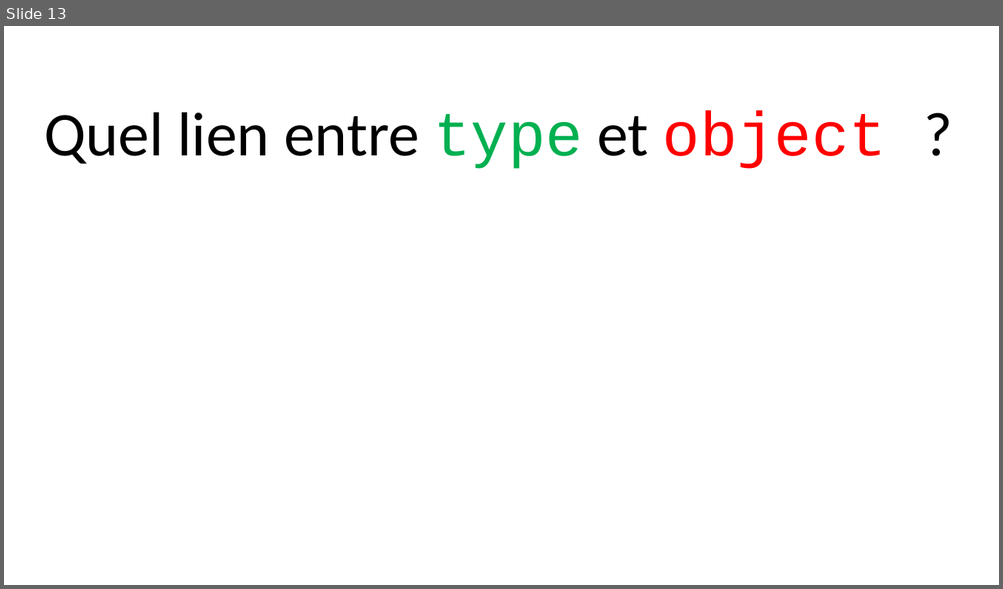
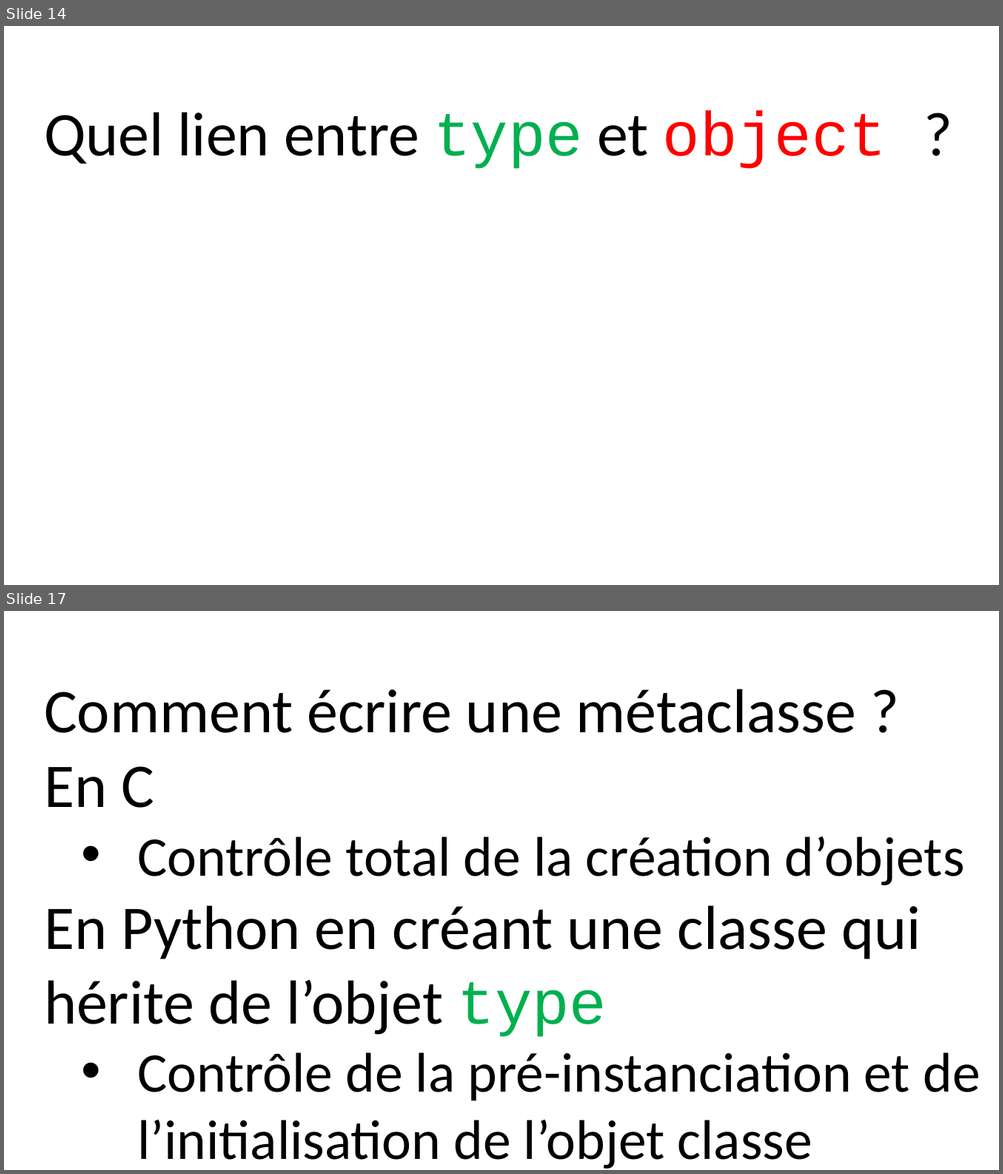
Before and after one commit to parmentelat/flotpython-archive, a slide deck: semaine7/CO12AL-W7-VIDEO03-SLIDE01.pptx. Shown one above the other, each under a label of ours: slide 13 before the commit, slides 14 and 17 after it; the slides between them are not shown. The pictures are 1003x589 and 1003x1174 pixels, drawn with LibreOffice and Linux fonts; fonts in the diff are those of the drawing. Boxes give left, top, right and bottom in pixels: in the first picture for what was removed or moved away, otherwise in the second. Text is boxed around its words. In the diff, an @@ line names an element or a change of style, - is before the commit and + after.

Commit message:
updated W7 created a video 4 for métaclasses (it was too much for video 3)

```diff
--- a/semaine7/CO12AL-W7-VIDEO03-SLIDE01.pptx
+++ b/semaine7/CO12AL-W7-VIDEO03-SLIDE01.pptx
@@ slide 17 added at bbox=[4, 611, 999, 1170], background #FFFFFF @@
@@ text added at bbox=[44, 689, 979, 1169], 54 pt, text #000000 @@
+Comment écrire une métaclasse ?
+En C
+  • Contrôle total de la création d’objets
+En Python en créant une classe qui hérite de l’objet type
+  • Contrôle de la pré-instanciation et de l’initialisation de l’objet classe
@@ what was slide 13 is now slide 14 @@
```
Also in this commit, not shown: 7 slides changed, 5 other slides added, 4 other files.
